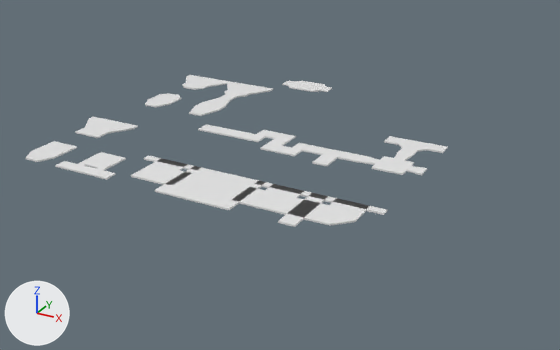
The Blender file tiles.blend, before and after one commit.
Before and after are seen from a 50 mm camera at (35.0, -33.7, 18.5) aimed at (12.4, 7.6, -2.1). Lighting does not change. The marker at lower left points along +X, +Y and +Z.

Names of what the first picture shows: 'tile cat-leaf', 'tile cat-snake', 'tile cat-t', 'tile cat-trim-t', 'tile flat-elbow', 'tile flat-flat', 'tile flat-leaf', 'tile flat-t', 'tile jump-leaf', 'tile tiered-straight', 'tile trim-elbow', 'tile wide-cat-t'.
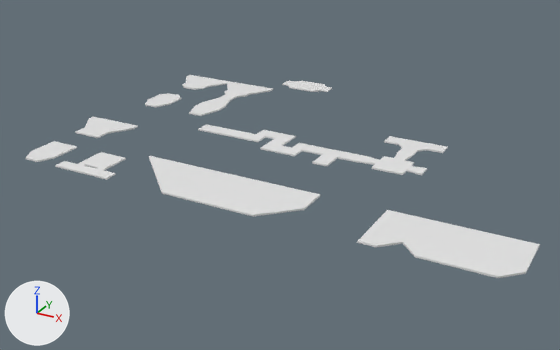
Changed parts and their boxes (x1, y1, x2, y2) in the pictures (560 x 350 px):
'tile flat-trimmed-col', added
    after: (435, 226, 540, 278)
'tile flat-t-col', added
    after: (357, 210, 460, 262)
'tile flat-t', reshaped (20% shorter)
    before: (221, 181, 320, 225)
    after: (221, 181, 320, 216)
'tile trim-elbow', deleted
    before: (286, 195, 387, 227)
'tile flat-elbow', reshaped (25% narrower)
    before: (131, 155, 202, 193)
    after: (149, 156, 202, 193)
part 1 of me_cube_024, deleted
    before: (131, 158, 188, 185)
part 2 of me_cube_024, cut back
    before: (144, 155, 202, 193)
    after: (149, 156, 202, 193)
part 3 of me_cube_027, deleted
    before: (278, 193, 320, 225)
part 4 of me_cube_027, cut back
    before: (227, 181, 312, 210)
    after: (227, 181, 320, 216)

The change, as a list of edits to the scene's bpy script:
```text
Change me_cube_024:
    used by ob_tile_flat_elbow; location = (8.0, 0.0, 0.0)
    remove me_cube_024.from_pydata(...)  # 32 vertices, 26 faces; spans x -2.0..2.0, y -2.0..2.0, z -0.05..0.05
    add me_cube_024.from_pydata(...)  # 10 vertices, 7 faces; spans x -2.0..2.0, y -2.0..2.0, z -0.05..0.05
    me_cube_024 part 1: the loose piece of 16 vertices spanning x -1.0..2.0, y -1.0..2.0, z -0.05..0.05 is deleted
    me_cube_024 part 2
    8 vertices are removed from x 1.5..2.0, y -2.0..2.0, z -0.05..0.05
    10 faces are deleted
    2 vertices move from x -2.0, y 1.5, z -0.05..0.05 to x -2.0, y 2.0, z -0.05..0.05
    2 vertices are added at (2.0, -2.0, -0.05), (2.0, -2.0, 0.05)
    5 new faces join them
Change me_cube_027:
    used by ob_tile_flat_t; location = (16.0, 0.0, 0.0)
    remove me_cube_027.from_pydata(...)  # 44 vertices, 36 faces; spans x -2.0..2.0, y -2.0..2.0, z -0.05..0.05
    add me_cube_027.from_pydata(...)  # 10 vertices, 7 faces; spans x -2.0..2.0, y -2.0..2.0, z -0.05..0.05
    me_cube_027 part 3: the loose piece of 8 vertices spanning x 1.5..2.0, y -2.0..2.0, z -0.05..0.05 is deleted
    me_cube_027 part 4
    10 vertices are removed from x -2.0..2.0, y -2.0..2.0, z -0.05..0.05
    11 faces are deleted
    4 vertices are added at (2.0, 0.0, -0.05), (0.0, -2.0, -0.05), (0.0, -2.0, 0.05), (2.0, 0.0, 0.05)
    6 new faces join them
Add me_cube_061:
    me_cube_061.from_pydata([(-2.0, -2.0, -0.05), (-2.0, -2.0, 0.05), (-2.0, 2.0, -0.05), (-2.0, 2.0, 0.05), (2.0, -2.0, -0.05), (2.0, -2.0, 0.05), (2.0, 2.0, -0.05), (2.0, 2.0, 0.05), (0.0, 2.0, -0.05), (0.0, 2.0, 0.05), (1.0, -2.0, -0.05), (-1.0, -2.0, -0.05), (0.0, -1.0, -0.05), (-1.0, -2.0, 0.05), (1.0, -2.0, 0.05), (0.0, -1.0, 0.05)], [], [(0, 1, 3, 2), (8, 9, 7, 6), (6, 7, 5, 4), (9, 3, 1, 13, 15), (11, 13, 1, 0), (7, 9, 15, 14, 5), (8, 6, 4, 10, 12), (2, 8, 12, 11, 0), (2, 3, 9, 8), (4, 5, 14, 10), (11, 12, 15, 13), (12, 10, 14, 15)])
Add me_cube_058:
    me_cube_058.from_pydata([(-2.0, -2.0, -0.05), (-2.0, -2.0, 0.05), (-2.0, 2.0, -0.05), (-2.0, 2.0, 0.05), (2.0, 2.0, -0.05), (2.0, 2.0, 0.05), (2.0, -1.0, -0.05), (1.0, -2.0, -0.05), (1.0, -2.0, 0.05), (2.0, -1.0, 0.05)], [], [(0, 1, 3, 2), (2, 3, 5, 4), (7, 8, 1, 0), (5, 3, 1, 8, 9), (4, 5, 9, 6), (8, 7, 6, 9), (2, 4, 6, 7, 0)])
Remove ob_tile_trim_elbow:
    ob_tile_trim_elbow = bpy.data.objects.new('tile trim-elbow', me_cube_029)
    ob_tile_trim_elbow.location = (20.0, 0.0, 0.0)
    ob_tile_trim_elbow.rotation_euler = (0.0, 0.0, 1.571)  # degrees (0, 0, 90)
Add ob_tile_flat_t_col:
    ob_tile_flat_t_col = bpy.data.objects.new('tile flat-t-col', me_cube_061)
    ob_tile_flat_t_col.location = (24.0, 0.0, 0.0)
Add ob_tile_flat_trimmed_col:
    ob_tile_flat_trimmed_col = bpy.data.objects.new('tile flat-trimmed-col', me_cube_058)
    ob_tile_flat_trimmed_col.location = (28.0, 0.0, 0.0)
```
